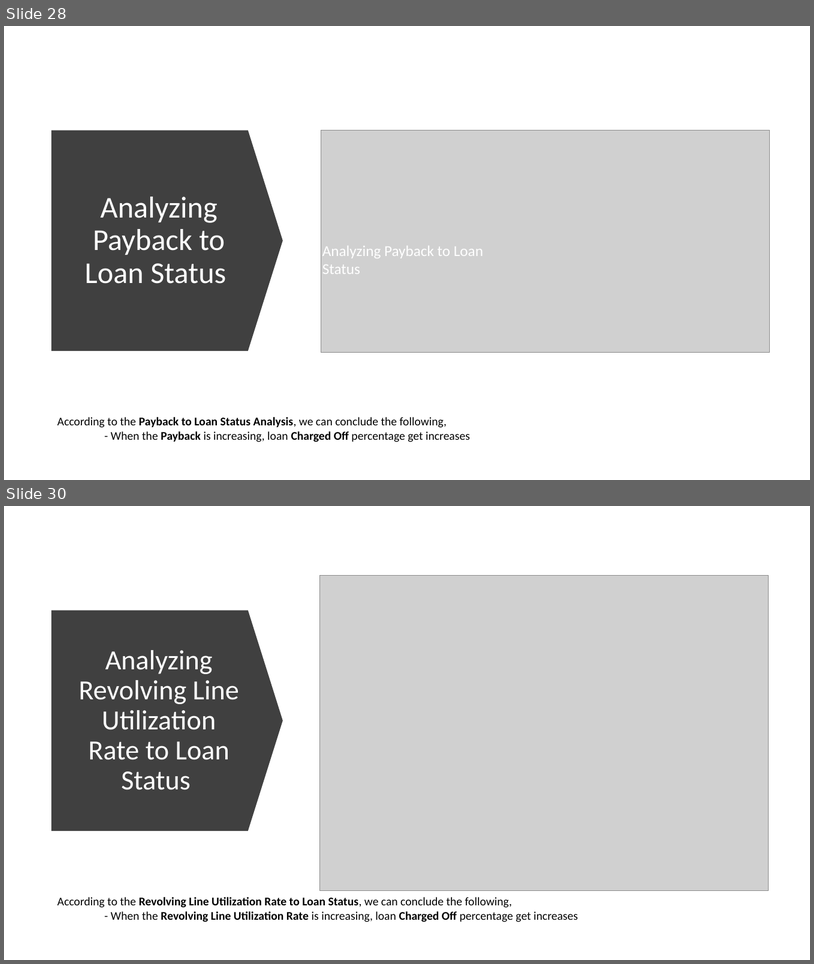
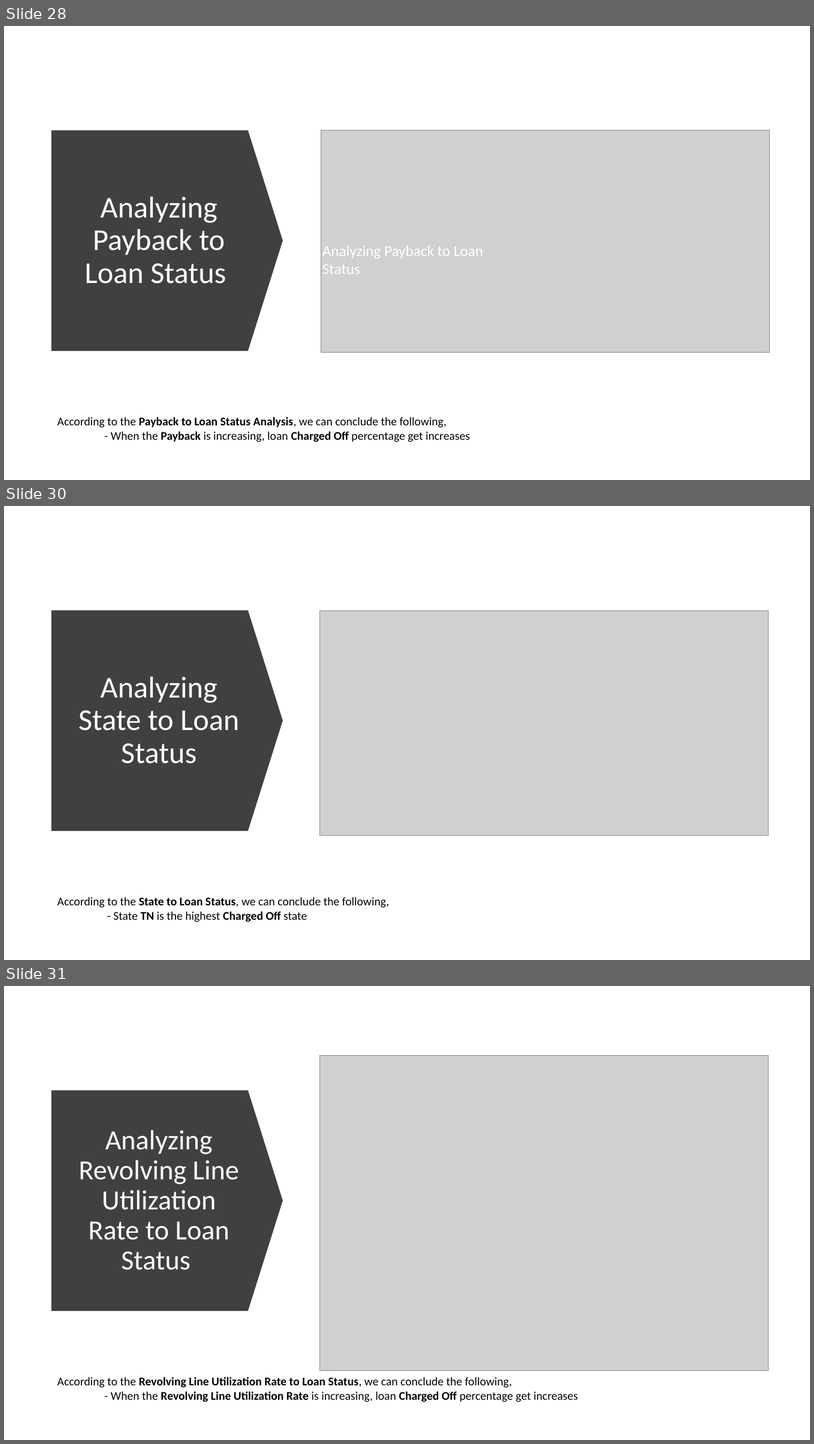
Before and after one commit to edwinttmm/LendingClubCaseStudy, a slide deck: Lending Club Case Study.pptx. Shown one above the other, each under a label of ours: slides 28 and 30 before the commit, slides 28, 30 and 31 after it; the slides between them are not shown. The pictures are 814x964 and 814x1444 pixels, drawn with LibreOffice and Linux fonts; fonts in the diff are those of the drawing; grey boxes stand for pictures. Boxes give left, top, right and bottom in pixels: in the first picture for what was removed or moved away, otherwise in the second. Text is boxed around its words. In the diff, an @@ line names an element or a change of style, - is before the commit and + after.

```diff
--- a/Lending Club Case Study.pptx
+++ b/Lending Club Case Study.pptx
@@ slide 30 added at (4,506,810,960), background #FFFFFF @@
@@ down arrow added at (52,610,283,831), fill #404040 @@
@@ picture added at (320,610,768,835) @@
@@ text added at (78,676,239,763), 36 pt, text #FFFFFF @@
+Analyzing State to Loan Status
@@ text added at (57,897,389,922), 14 pt, text #000000 @@
+According to the State to Loan Status, we can conclude the following,
+- State TN is the highest Charged Off state
@@ what was slide 30 is now slide 31 @@
```
Also in this commit, not shown: 1 slide changed, 2 other slides added, 1 slide removed, 2 other files.
